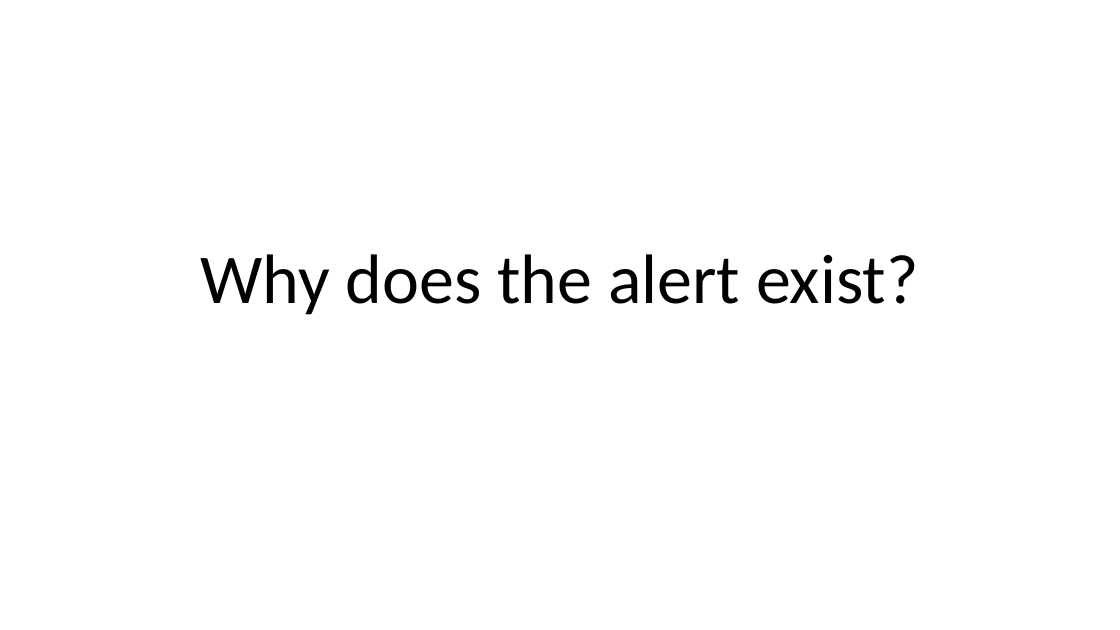
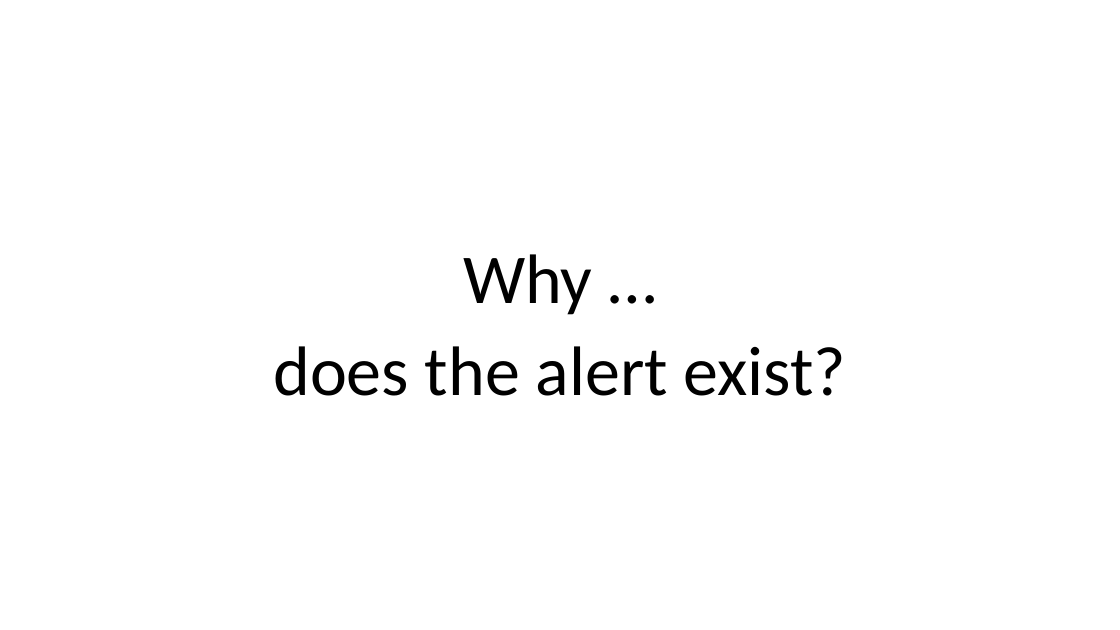
Before and after one commit to ryancheley/dcus-2024, a slide deck: slide 77 of Presentation.pptx (slide 80 before the commit). Drawn at 1120x630 pixels with LibreOffice and Linux fonts; fonts in the diff are those of the drawing. Boxes give left, top, right and bottom in pixels: in the first picture for what was removed or moved away, otherwise in the second. Text is boxed around its words. In the diff, an @@ line names an element or a change of style, - is before the commit and + after.

```diff
--- a/Presentation.pptx
+++ b/Presentation.pptx
@@ title at (463,254,592,315): text changed @@
-Why does the alert exist?
+Why …
@@ subtitle added at (273,346,847,396), 60 pt, text #000000 @@
+does the alert exist?
```
Also in this commit, not shown: 14 other slides changed, 6 slides added, 9 slides removed.
